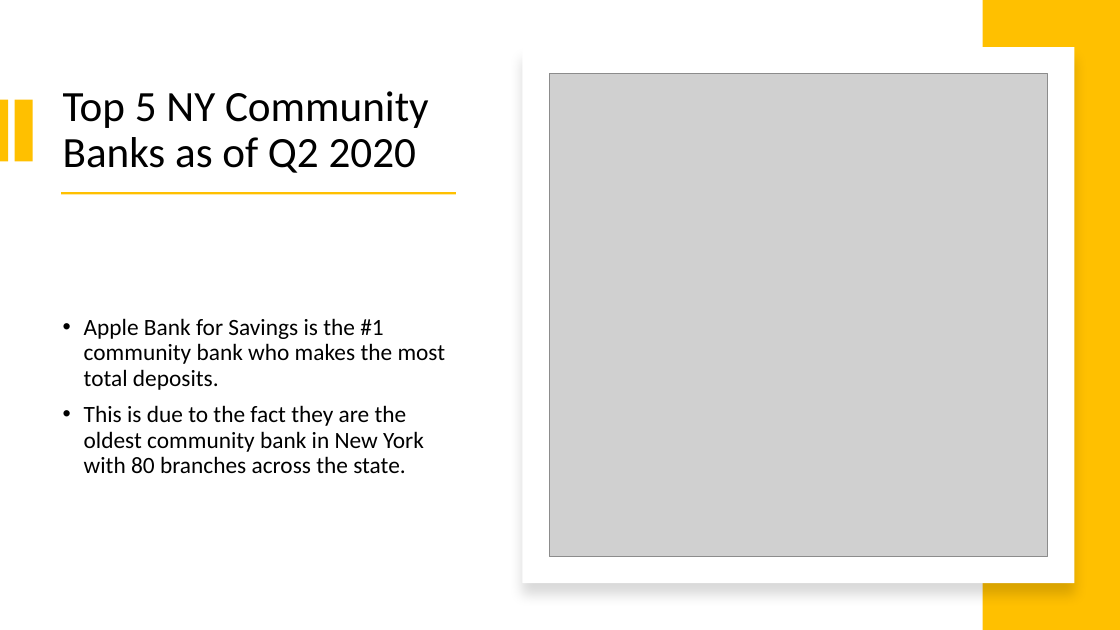
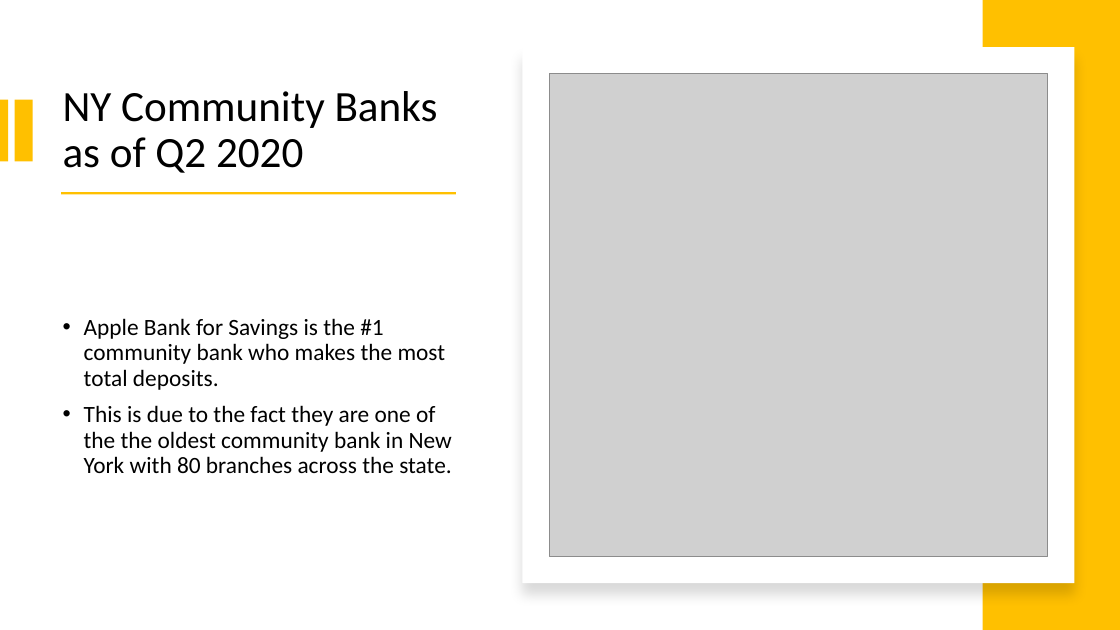
Before and after one commit to StephanieChew-nyc/Stephanie_Chew_Capstone_4, a slide deck: slide 5 of Stephanie_Chew_Capstone_4.pptx (slide 6 before the commit). Drawn at 1120x630 pixels with LibreOffice and Linux fonts; fonts in the diff are those of the drawing; grey boxes stand for pictures. Boxes give left, top, right and bottom in pixels: in the first picture for what was removed or moved away, otherwise in the second. Text is boxed around its words. In the diff, an @@ line names an element or a change of style, - is before the commit and + after.

```diff
--- a/Stephanie_Chew_Capstone_4.pptx
+++ b/Stephanie_Chew_Capstone_4.pptx
@@ title at [63, 91, 438, 173]: text changed @@
-Top 5 NY Community Banks as of Q2 2020
+NY Community Banks as of Q2 2020
@@ text at [84, 405, 452, 473]: text changed @@
-• This is due to the fact they are the oldest community bank in New York with 80 branches across the state.
+• This is due to the fact they are one of the the oldest community bank in New York with 80 branches across the state.
```
Also in this commit, not shown: 3 other slides changed, 1 slide removed, 15 other files.
